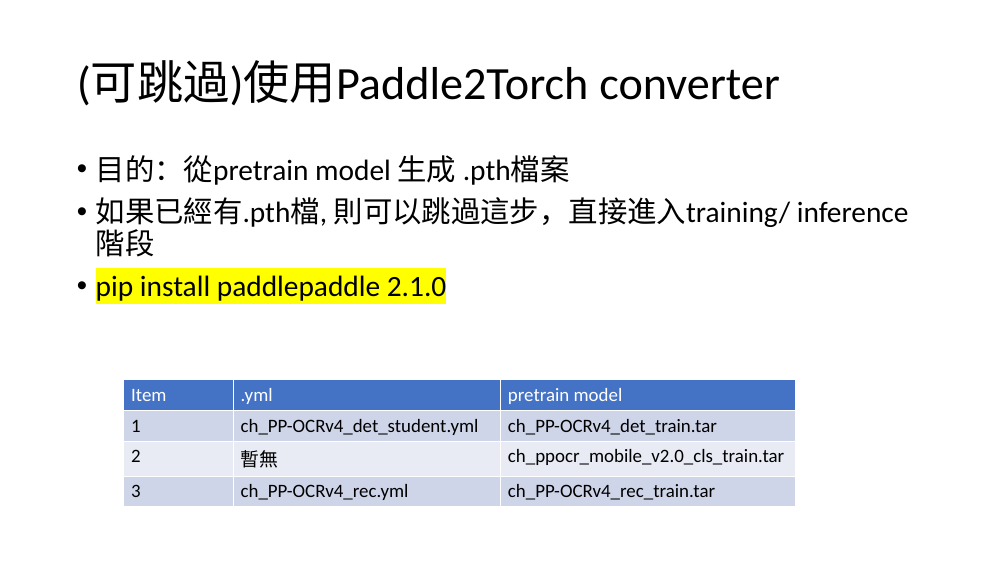
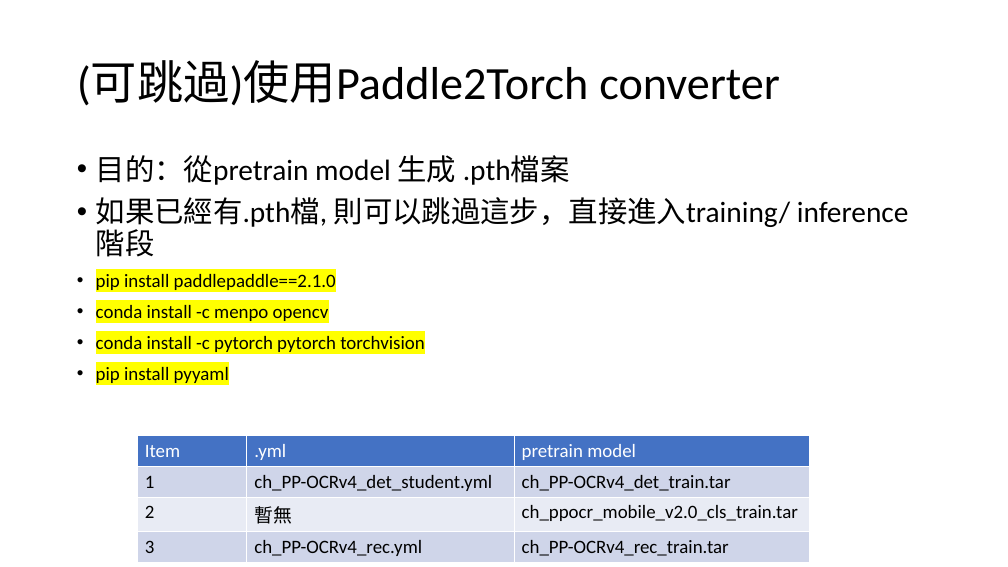
Before and after one commit to Ping-ChenTsai417/OCR_infer, a slide deck: slide 2 of OCR_Torch.pptx. Drawn at 1008x567 pixels with LibreOffice and Linux fonts; fonts in the diff are those of the drawing. Boxes give left, top, right and bottom in pixels: in the first picture for what was removed or moved away, otherwise in the second. Text is boxed around its words. In the diff, an @@ line names an element or a change of style, - is before the commit and + after.

```diff
--- a/OCR_Torch.pptx
+++ b/OCR_Torch.pptx
@@ text at [96,274,424,383]: text changed; size 28 to 18 pt @@
-• pip install paddlepaddle 2.1.0
+• pip install paddlepaddle==2.1.0
+• conda install -c menpo opencv
+• conda install -c pytorch pytorch torchvision
+• pip install pyyaml
@@ table: place and size @@
-table at [124,380,796,504]
+table at [138,436,810,560]
```
Also in this commit, not shown: 5 other files.
